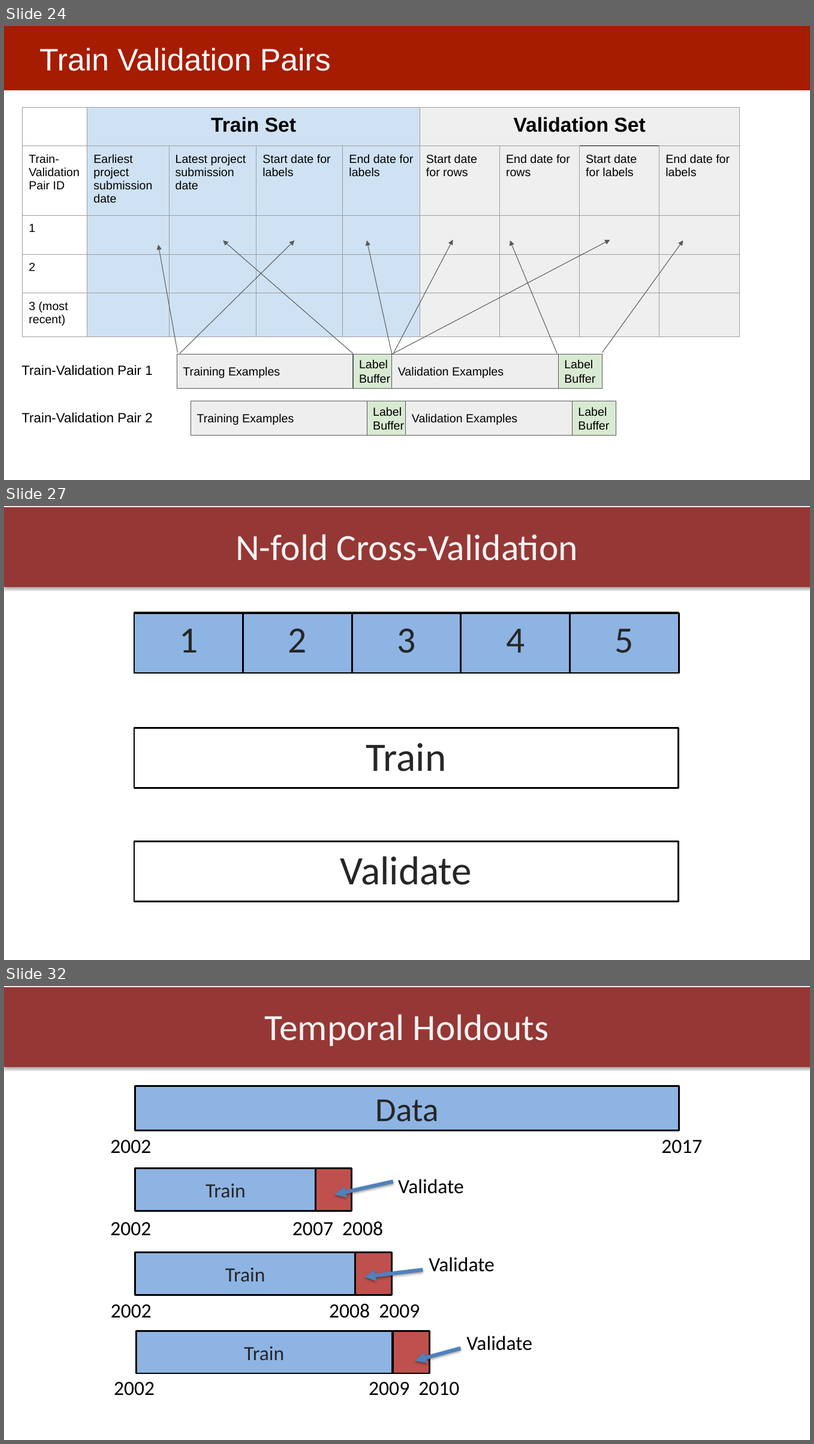
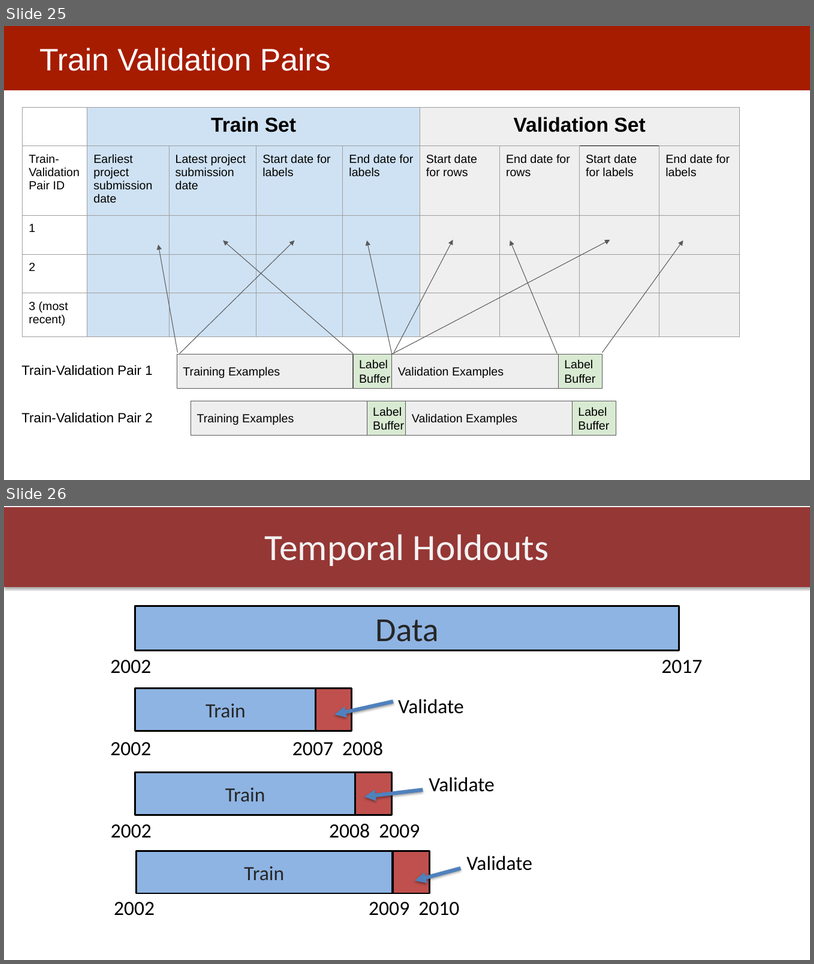
Before and after one commit to dssg/mlforpublicpolicylab, a slide deck: Lectures/11-model-selection-and-validation-part-2.pptx. Shown one above the other, each under a label of ours: slides 24, 27 and 32 before the commit, slides 25 and 26 after it; the slides between them are not shown. The pictures are 814x1444 and 814x964 pixels, drawn with LibreOffice and Linux fonts; fonts in the diff are those of the drawing. Boxes give left, top, right and bottom in pixels: in the first picture for what was removed or moved away, otherwise in the second. Text is boxed around its words. In the diff, an @@ line names an element or a change of style, - is before the commit and + after.

```diff
--- a/Lectures/11-model-selection-and-validation-part-2.pptx
+++ b/Lectures/11-model-selection-and-validation-part-2.pptx
@@ slide 27 removed at (4, 506, 810, 960), background #FFFFFF; not listed: 1 template element that a slide beside it also shows @@
@@ title removed at (236, 534, 578, 561) @@
-N-fold Cross-Validation
@@ rectangle removed at (134, 612, 678, 672) @@
-Data
@@ rectangle removed at (134, 613, 243, 673) @@
-1
@@ rectangle removed at (243, 613, 353, 673) @@
-2
@@ rectangle removed at (353, 613, 461, 673) @@
-3
@@ rectangle removed at (461, 613, 570, 673) @@
-4
@@ rectangle removed at (570, 613, 679, 673) @@
-5
@@ rectangle removed at (134, 728, 678, 788) @@
-Train
@@ rectangle removed at (134, 841, 678, 901) @@
-Validate
@@ what was slide 24 is now slide 25 @@
@@ what was slide 32 is now slide 26 @@
```
Also in this commit, not shown: 9 slides changed, 3 slides added, 9 other slides removed.
